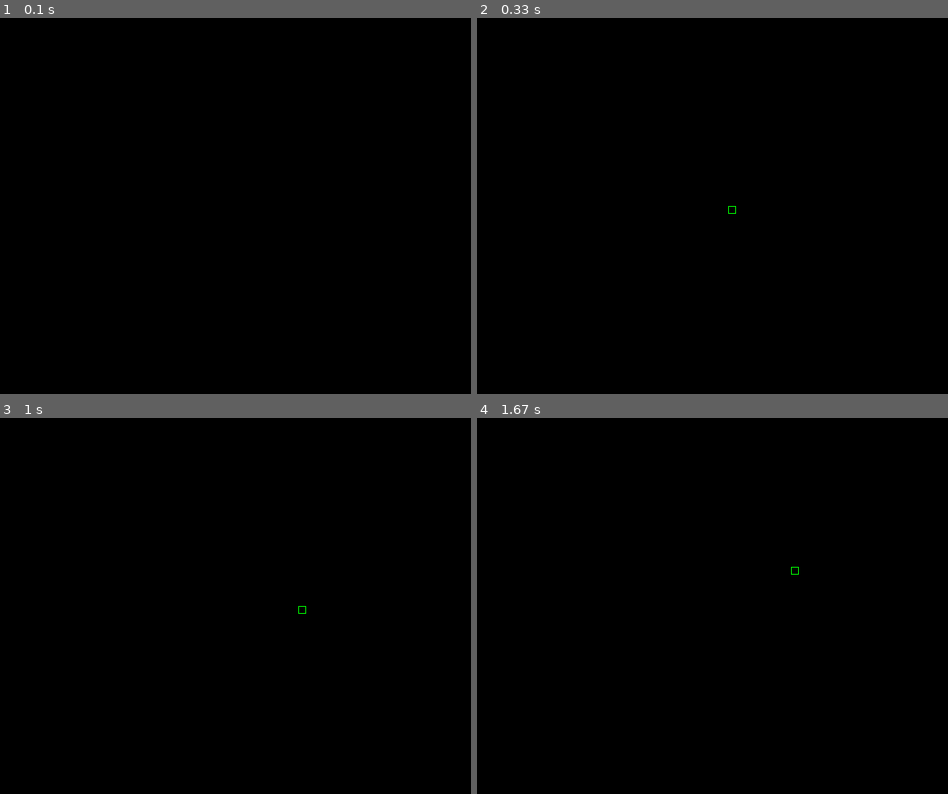
Above: before the commit, frames 1-4 (two rows, left to right).
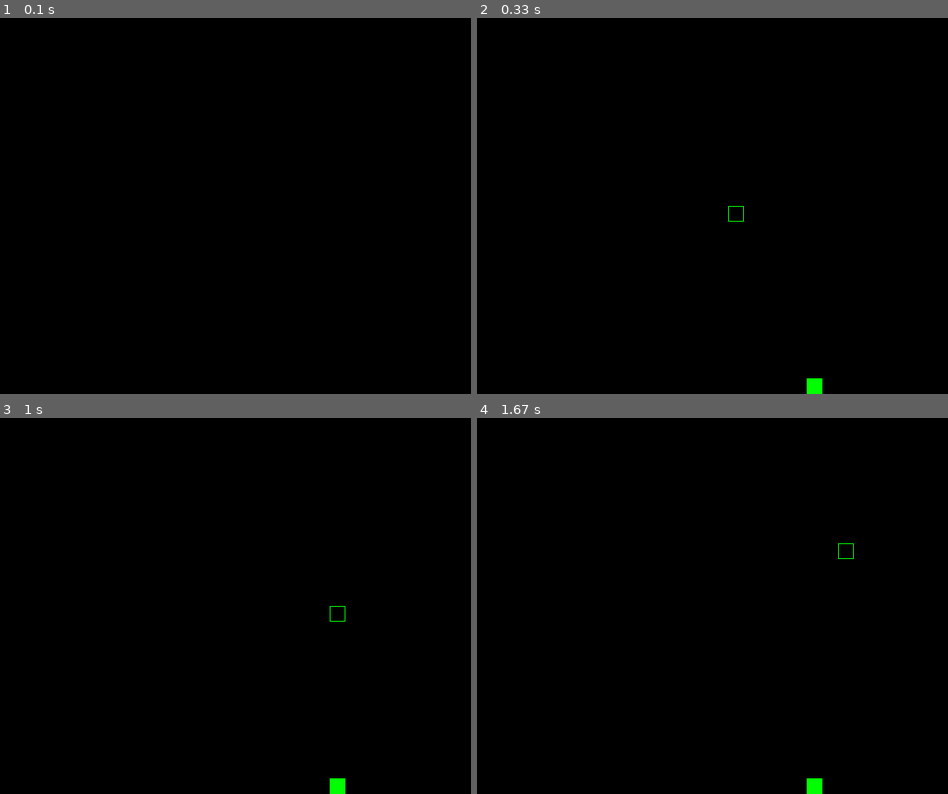
Above: after the commit, the same moments.

Repository: saubun/python-repo
Game: pygame game, started from src/snake.py
Two runs of this game, one before a commit and one after it. Both use one fixed random seed, a clock stepped at 60 frames per second and the inputs below.
Inputs:
- Up to frame 1 (0.1 s): no input
- Up to frame 2 (0.33 s): no input
- Up to frame 3 (1 s): hold Right 0.33-0.8 s; hold Up from 0.83 s (still down)
- Up to frame 4 (1.67 s): release Up at 1.3 s; hold Right from 1.33 s (still down)

Frame 1 is identical in both runs. In frame 2, 0.2% of the frame differs, in the area x 53-74%, y 50-100%; in frame 3, 0.2%, in the area x 63-74%, y 50-100%; in frame 4, 0.2%.

Commit message:
Finished snake

Diff:
--- a/src/snake.py
+++ b/src/snake.py
@@ -1,16 +1,23 @@
 import pygame
+import pygame.freetype
 import random
-import math
 
 WIDTH = 600
 HEIGHT = 480
-FPS = 10
+FPS = 8
+
+SIZE = 20
 
 WHITE = (255, 255, 255)
 BLACK = (0, 0, 0)
 RED = (255, 0, 0)
 GREEN = (0, 255, 0)
 BLUE = (0, 0, 255)
+
+UP = 1
+DOWN = 2
+LEFT = 3
+RIGHT = 4
 
 pygame.init()
 screen = pygame.display.set_mode((WIDTH, HEIGHT))
@@ -20,26 +27,30 @@
 Vector2 = pygame.Vector2
 
 
-def randomBase10Int(max, min=0):
-    '''Gets a random integer that is divisible by 10'''
+def randomBaseSIZEInt(max, min=0):
+    '''Gets a random integer that is divisible by SIZE'''
     num = random.randint(min, max)
-    num = math.ceil(num / 10) * 10
+    num = num // SIZE * SIZE
     return num
 
 
 class Snake:
     def __init__(self):
         '''The snake object'''
-        self.parts = [Vector2(300, 240)]
-        self.dx = 10
+        self.parts = [Vector2(WIDTH//2, HEIGHT//2)]
+        self.dx = SIZE
         self.dy = 0
         self.length = len(self.parts)
+        self.alive = True
+        self.dir = RIGHT
 
     def draw(self):
         '''Draws the snake on the screen part by part'''
         self.length = len(self.parts)
+        self.checkSelfCollision()
+        self.checkWallCollision()
         for part in self.parts:
-            partRect = pygame.Rect(part.x, part.y, 10, 10)
+            partRect = pygame.Rect(part.x, part.y, SIZE, SIZE)
             pygame.draw.rect(screen, GREEN, partRect, 1)
 
     def move(self):
@@ -51,73 +62,116 @@
 
     def checkWallCollision(self):
         '''Checks to see if the snake head is in contact with the wall'''
-        ...
+        if self.parts[0].x < 0:
+            self.alive = False
+        elif self.parts[0].x > WIDTH:
+            self.alive = False
+        elif self.parts[0].y < 0:
+            self.alive = False
+        elif self.parts[0].y > HEIGHT:
+            self.alive = False
 
     def checkSelfCollision(self):
-        '''Checks to see if the snake head is in contact with itself'''
-        ...
+        '''Checks to see if the snake head is in contact with itself,
+        this shouldn't be possible'''
+        for part in self.parts[1:]:
+            if self.parts[0] == part:
+                self.alive = False
 
 
 class Food:
     def __init__(self):
         '''Food object'''
-        self.pos = Vector2(randomBase10Int(WIDTH), randomBase10Int(HEIGHT))
+        p = Vector2(randomBaseSIZEInt(WIDTH-10), randomBaseSIZEInt(HEIGHT-10))
+        self.pos = p
 
     def draw(self):
         '''Draws the food onto the screen'''
-        foodRect = pygame.Rect(self.pos.x, self.pos.y, 10, 10)
-        pygame.draw.rect(screen, GREEN, foodRect)
+        self.rect = pygame.Rect(self.pos.x, self.pos.y, SIZE, SIZE)
+        pygame.draw.rect(screen, GREEN, self.rect)
 
 
 def main():
     running = True
     snake = Snake()
     foodCount = 0
+    global FPS
     while running:
+        # Limit frames
         clock.tick(FPS)
 
-        # Main event listening
-        for event in pygame.event.get():
-            if event.type == pygame.QUIT:
-                running = False
-            if event.type == pygame.KEYDOWN:
-                if event.key == pygame.K_ESCAPE:
+        # Display score
+        pygame.display.set_caption(f"Snake - Score: {snake.length - 1}")
+
+        # Main Game
+        if snake.alive:
+
+            # Reset display
+            screen.fill(BLACK)
+
+            # Main event listening
+            for event in pygame.event.get():
+                if event.type == pygame.QUIT:
                     running = False
-                if event.key == pygame.K_UP:
-                    snake.dx = 0
-                    snake.dy = -10
-                if event.key == pygame.K_DOWN:
-                    snake.dx = 0
-                    snake.dy = 10
-                if event.key == pygame.K_LEFT:
-                    snake.dx = -10
-                    snake.dy = 0
-                if event.key == pygame.K_RIGHT:
-                    snake.dx = 10
-                    snake.dy = 0
+                if event.type == pygame.KEYDOWN:
+                    if event.key == pygame.K_UP and snake.dir != DOWN:
+                        snake.dx = 0
+                        snake.dy = -SIZE
+                        snake.dir = UP
+                    if event.key == pygame.K_DOWN and snake.dir != UP:
+                        snake.dx = 0
+                        snake.dy = SIZE
+                        snake.dir = DOWN
+                    if event.key == pygame.K_LEFT and snake.dir != RIGHT:
+                        snake.dx = -SIZE
+                        snake.dy = 0
+                        snake.dir = LEFT
+                    if event.key == pygame.K_RIGHT and snake.dir != LEFT:
+                        snake.dx = SIZE
+                        snake.dy = 0
+                        snake.dir = RIGHT
 
-        # Reset display
-        screen.fill(BLACK)
+            # Create a new food once one is eaten
+            if foodCount == 0:
+                food = Food()
+                foodCount += 1
 
-        # Snake drawing
-        snake.draw()
-        snake.move()
+            # Snake drawing
+            snake.draw()
+            snake.move()
 
-        # Create a new food once one is eaten
-        if foodCount == 0:
-            food = Food()
-            foodCount += 1
+            # Draw the food
+            try:
+                food.draw()
+            except Exception:
+                pass
 
-        # Draw the food
-        try:
-            food.draw()
-        except Exception:
-            pass
+            # Food Collision
+            if snake.parts[0] == food.pos:
+                foodCount = 0
+                snake.parts.append(Vector2(-SIZE, -SIZE))
 
-        # Food Collision checkSelfCollision
-        if snake.parts[0] == food.pos:
-            foodCount = 0
-            snake.parts.append(snake.parts[len(snake.parts)-1])
+        # Game over
+        else:
+
+            # Reset display
+            screen.fill((50, 50, 50))
+
+            # Reset food
+            if foodCount != 0:
+                foodCount = 0
+
+            # Listen for restart & quiting
+            for event in pygame.event.get():
+                if event.type == pygame.QUIT:
+                    running = False
+                if event.type == pygame.KEYDOWN:
+                    if event.key == pygame.K_ESCAPE:
+                        running = False
+                    if event.key == pygame.K_SPACE:
+                        snake.alive = True
+                        snake.parts = [snake.parts[0]]
+                        snake.parts[0] = Vector2(WIDTH//2, HEIGHT//2)
 
         pygame.display.update()
 
Binary file added: src/assets/FiraCode-Regular.ttf
